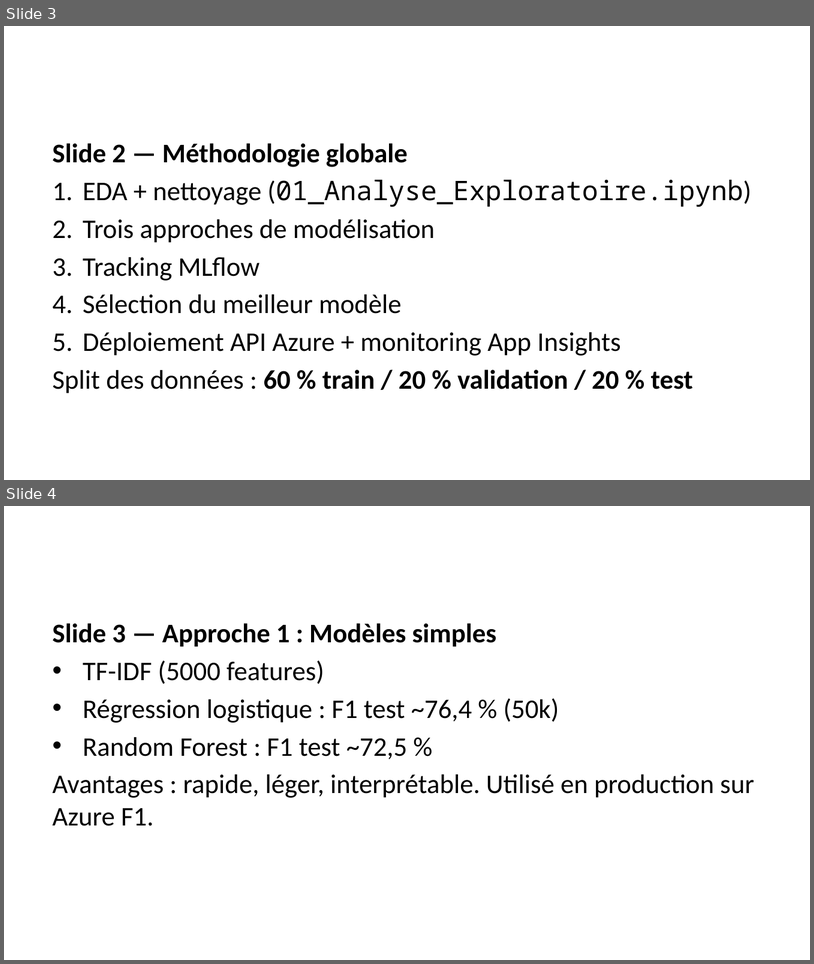
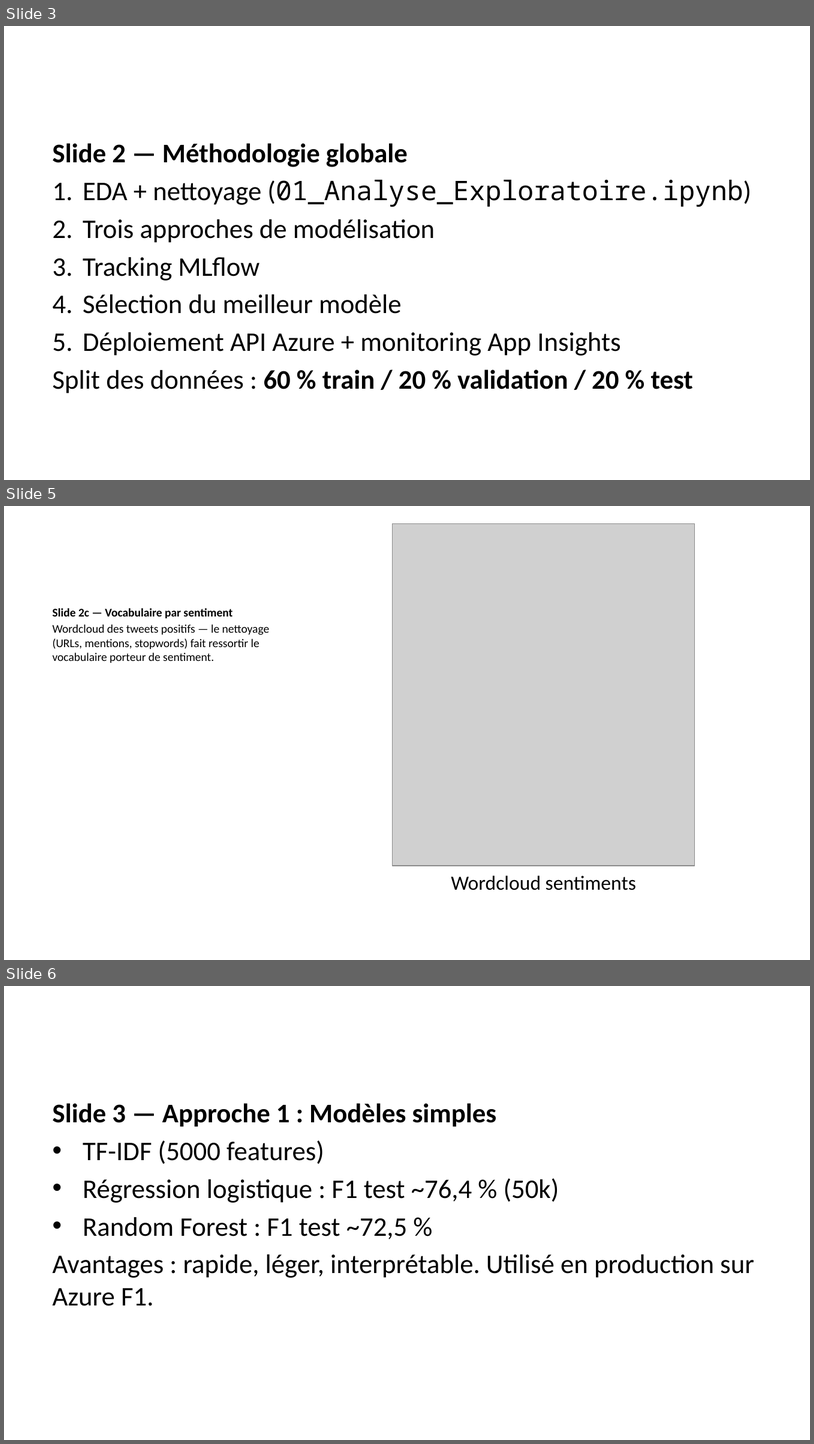
Before and after one commit to molly-muffin/P7_OC_AirParadis, a slide deck: docs/presentation.pptx. Shown one above the other, each under a label of ours: slides 3 and 4 before the commit, slides 3, 5 and 6 after it; the slides between them are not shown. The pictures are 814x964 and 814x1444 pixels, drawn with LibreOffice and Linux fonts; fonts in the diff are those of the drawing; grey boxes stand for pictures. Boxes give left, top, right and bottom in pixels: in the first picture for what was removed or moved away, otherwise in the second. Text is boxed around its words. In the diff, an @@ line names an element or a change of style, - is before the commit and + after.

```diff
--- a/docs/presentation.pptx
+++ b/docs/presentation.pptx
@@ slide 5 added at [4, 506, 810, 960], background #FFFFFF @@
@@ picture added at [393, 524, 695, 865] @@
@@ text added at [53, 608, 270, 663], 10.5 pt, text #000000 @@
+Slide 2c — Vocabulaire par sentiment
+Wordcloud des tweets positifs — le nettoyage (URLs, mentions, stopwords) fait ressortir le vocabulaire porteur de sentiment.
@@ text added at [451, 875, 636, 890], 18 pt, text #000000 @@
+Wordcloud sentiments
@@ what was slide 4 is now slide 6 @@
```
Also in this commit, not shown: 4 slides changed, 1 other slide added, 26 other files.
